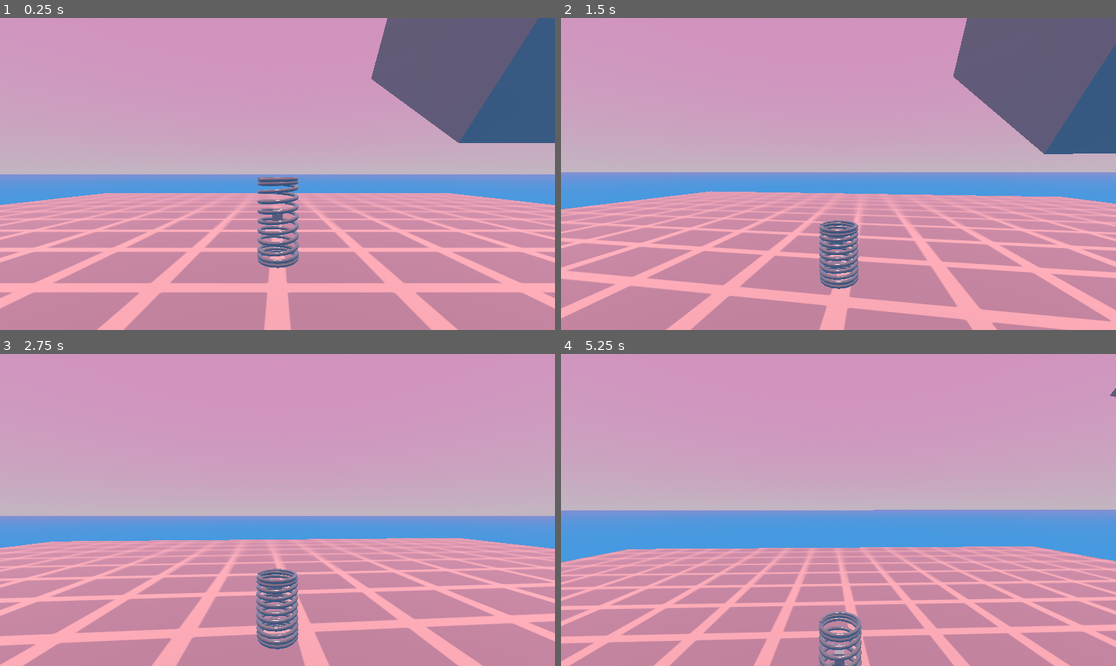
Above: before the commit, frames 1-4 (two rows, left to right).
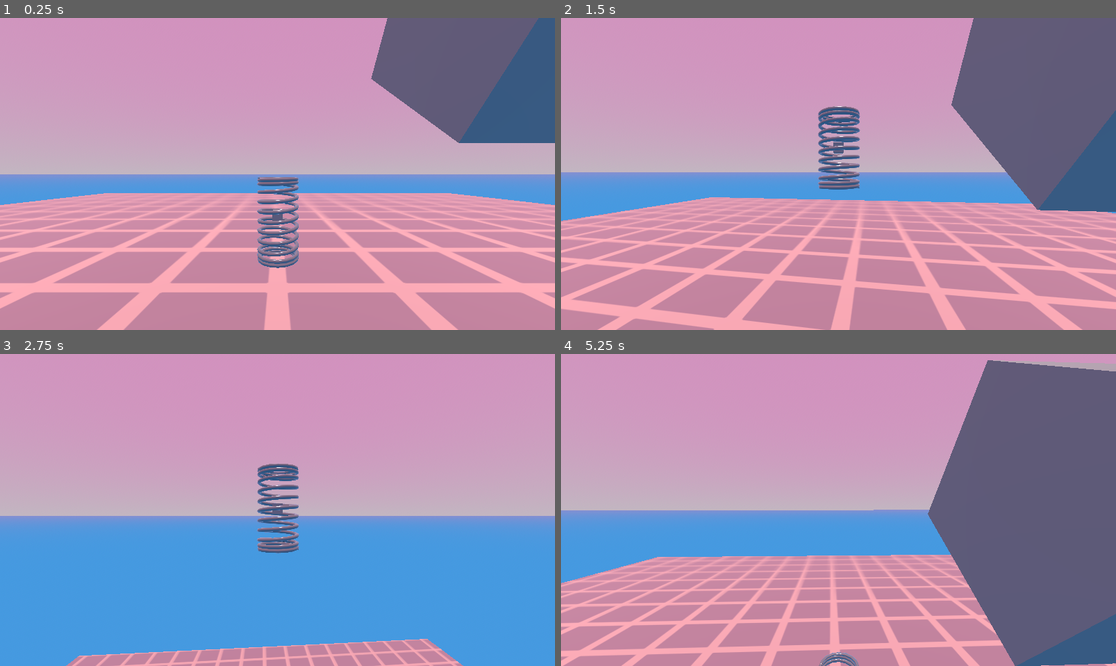
Above: after the commit, the same moments.

Repository: Althories/springstar
Game: Godot game, scene res://Scenes/Levels/main.tscn
The game is run twice, just before and just after one commit, with the same random seed, the same clock (stepped at 60 frames per second) and the same inputs.
Inputs (mouse positions are in pixels of both pictures, inside the frame that each line leads up to):
- Up to frame 1 (0.25 s): no input
- Up to frame 2 (1.5 s): move the mouse to (866, 174) at 0.52 s; hold Space (jump) 0.53-1.28 s; hold W (move_forward) from 0.53 s (still down); move the mouse to (810, 174) at 1.27 s; click (810, 174) at 1.35 s
- Up to frame 3 (2.75 s): keep holding W (move_forward); tap Space (jump) at 1.52, 1.55, 1.82 s; move the mouse to (288, 503) at 2.02 s; hold Space (jump) from 2.03 s (still down)
- Up to frame 4 (5.25 s): keep holding W (move_forward); move the mouse to (832, 516) at 2.77 s; release Space (jump) at 2.78 s; click (832, 516) at 2.85 s; tap Space (jump) at 3.02, 3.05, 3.32, 4.52, 4.55, 4.82 s; move the mouse to (877, 513) at 3.52 s; hold Space (jump) 3.53-4.28 s; move the mouse to (794, 506) at 4.27 s; click (794, 506) at 4.35 s; move the mouse to (844, 510) at 5.02 s; hold Space (jump) from 5.03 s (still down)

The runs differ from the first frame. In frame 2, 28% of the frame differs, in the area x 0-100%, y 0-100%; in frame 3, 39%; in frame 4, 40%, in the area x 0-100%, y 2-100%.

Commit message:
Added Idle Bounce Anim. and Wait Time
Idle bounce now has a period of waiting before actually bouncing. Animations play during this time. Also changed naming scheme for camPivot variable.

Diff:
--- a/Scripts/SpringCharacter/spring_script.gd
+++ b/Scripts/SpringCharacter/spring_script.gd
@@ -5,25 +5,29 @@
 const CAMERA_VERTICAL_OFFSET = 1.0
 const CAMERA_INTERPOLATION_WEIGHT = 0.1
 const CAMERA_VERTICAL_MOVEMENT_DEADZONE = 1.2
+const IDLE_ANIM_SPEED = 0.6
+const IDLE_BOUNCE_WAIT_FRAMES = 20
 
-@onready var cam_pivot: Node3D = $CamPivot
+@onready var camPivot: Node3D = $CamPivot
 @onready var animationPlayer: AnimationPlayer = $SpringAnimation
 @export var sens = 0.15
 
 var can_ground_bounce = true
+var bounce_timer = 0
 var charge_velocity = 0
 var camera_anchor = Vector3(0, 2, 0)
-var slerp_y = 2.0
+var slerp_y = 0
 var most_recent_groundpoint = Vector3(0, 0, 0)
 
 func _ready():
+	animationPlayer.play_backwards("SpringSquish") # prevents error spam from having no animation while in the air
 	Input.mouse_mode = Input.MOUSE_MODE_CAPTURED
 
 func _input(event):
 	if event is InputEventMouseMotion:
 		rotate_y(deg_to_rad(-event.relative.x * sens))
-		cam_pivot.rotate_x(deg_to_rad(-event.relative.y * sens))
-		cam_pivot.rotation.x = clamp(cam_pivot.rotation.x, deg_to_rad(-60), deg_to_rad(45))
+		camPivot.rotate_x(deg_to_rad(-event.relative.y * sens))
+		camPivot.rotation.x = clamp(camPivot.rotation.x, deg_to_rad(-60), deg_to_rad(45))
 	if event.is_action_pressed("ui_cancel"):	#bound to esc by default
 		Input.mouse_mode = Input.MOUSE_MODE_VISIBLE	#mouse made visible, can go outside game window
 	if event.is_action_pressed("reset"):
@@ -38,17 +42,19 @@
 	'''For anything to do with physics in the world'''
 
 	if is_on_floor():
+		velocity = Vector3() # Kills ground velocity. May have to change for ragdoll or physics interactions.
 		most_recent_groundpoint = self.position
 		if Input.is_action_just_released("jump"):		#charge jump release
 			velocity.y = JUMP_IMPULSE/3 + charge_velocity 				#temporary until charge is handled
 			charge_velocity = 0							#reset charge velocity upon jump
-			animationPlayer.play_backwards("SpringSquish")				#Un charge spring movement
 		elif not Input.is_action_pressed("jump"):
 			#Will fix jumping once this condition is revised
-			animationPlayer.play("SpringSquish")		#Squish spring
-			can_ground_bounce = true					#not starting a jump, ground bounce
-			velocity.y = JUMP_IMPULSE					#regular bounce impulse
-			animationPlayer.play_backwards("SpringSquish")			#Unsquish spring
+			bounce_timer += 1
+			if animationPlayer.current_animation_position == 0.0:
+				animationPlayer.play("SpringSquish",-1, IDLE_ANIM_SPEED) # begin idle bounce animation
+			if bounce_timer >= IDLE_BOUNCE_WAIT_FRAMES:
+				can_ground_bounce = true					#not starting a jump, ground bounce
+				velocity.y = JUMP_IMPULSE					#regular bounce impulse
 		elif Input.is_action_pressed("jump"):
 			can_ground_bounce = false					#stops ground movement upon charge start
 			velocity = Vector3.ZERO						#stop all movement, freeze in spot
@@ -58,6 +64,9 @@
 				charge()								#call charge function
 
 	if not is_on_floor():
+		bounce_timer = 0
+		if animationPlayer.current_animation_position != 0.0:
+			animationPlayer.play_backwards("SpringSquish")				#Un charge spring movement
 		velocity += get_gravity() * delta				#gravity. Can be changed in settings
 		can_ground_bounce = false						#keeps spring from using ground controls in the air
 
